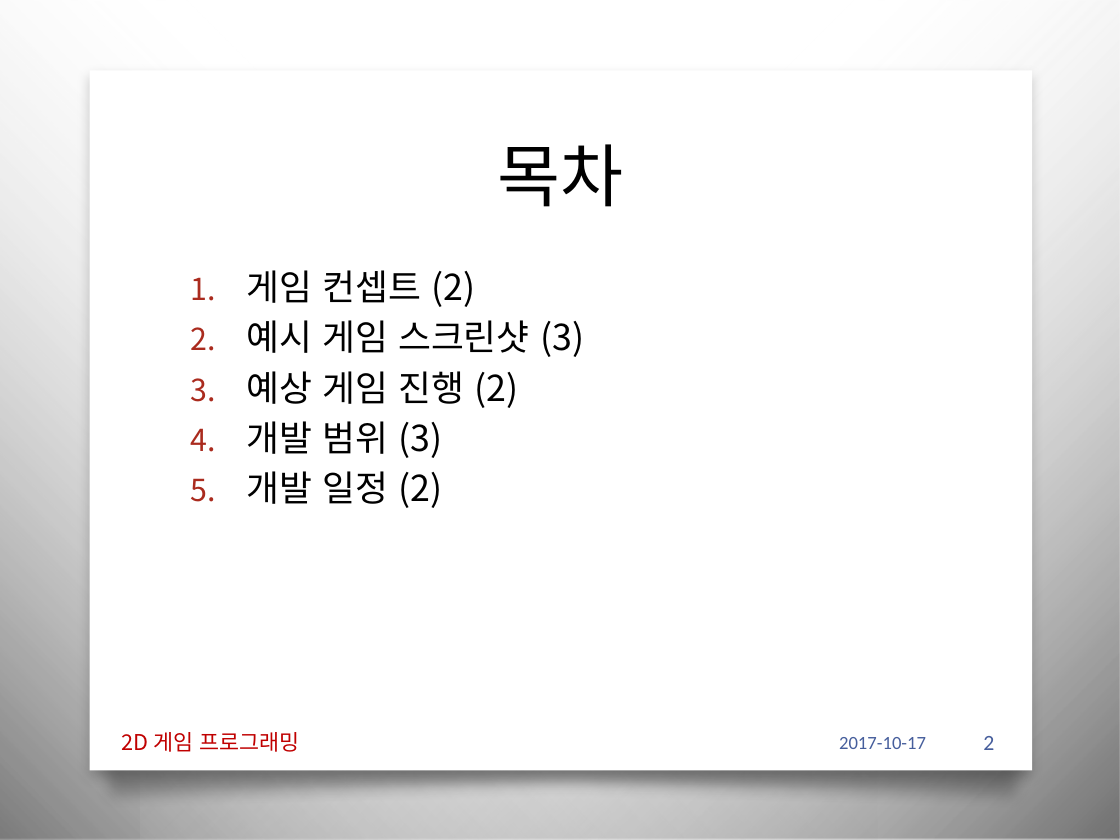
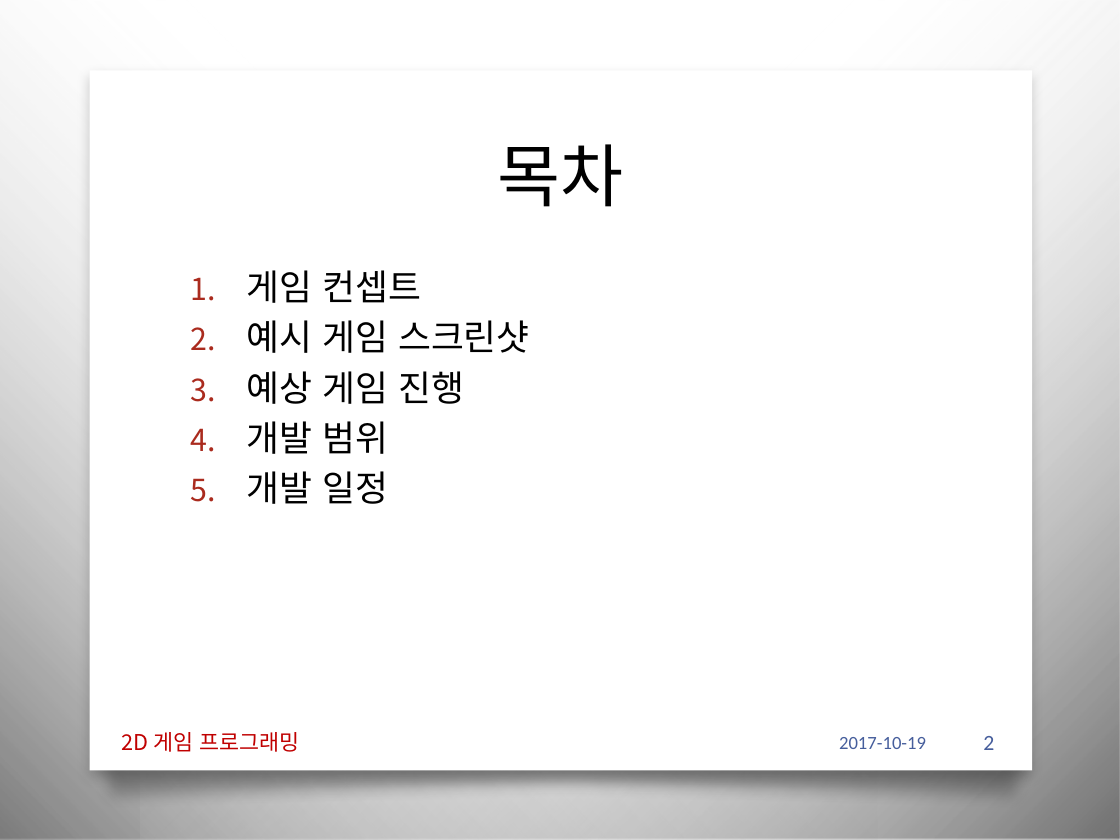
Before and after one commit to iconstudio/2017-Platformer, a slide deck: slide 2 of slides/2016180042_진윤성_2DGP_1차발표.pptx. Drawn at 1120x840 pixels with LibreOffice and Linux fonts; fonts in the diff are those of the drawing; background and template pictures are left out. Boxes give left, top, right and bottom in pixels: in the first picture for what was removed or moved away, otherwise in the second. Text is boxed around its words. In the diff, an @@ line names an element or a change of style, - is before the commit and + after.

```diff
--- a/slides/2016180042_진윤성_2DGP_1차발표.pptx
+++ b/slides/2016180042_진윤성_2DGP_1차발표.pptx
@@ text at [246,270,530,504]: text changed @@
-1. 게임 컨셉트 (2)
-2. 예시 게임 스크린샷 (3)
-3. 예상 게임 진행 (2)
-4. 개발 범위 (3)
-5. 개발 일정 (2)
+1. 게임 컨셉트
+2. 예시 게임 스크린샷
+3. 예상 게임 진행
+4. 개발 범위
+5. 개발 일정
@@ text at [839,737,926,749]: text changed @@
-2017-10-17
+2017-10-19
```
Also in this commit, not shown: 10 other slides changed, 2 slides added, 4 slides removed, 1 other file.
